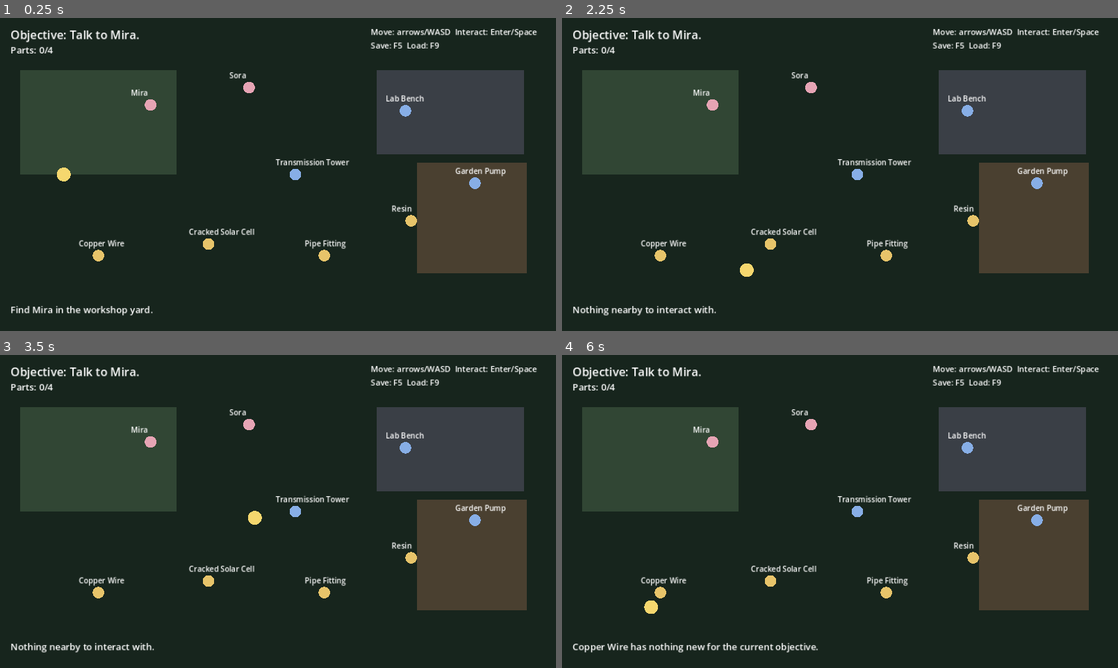
Above: before the commit, frames 1-4 (two rows, left to right).
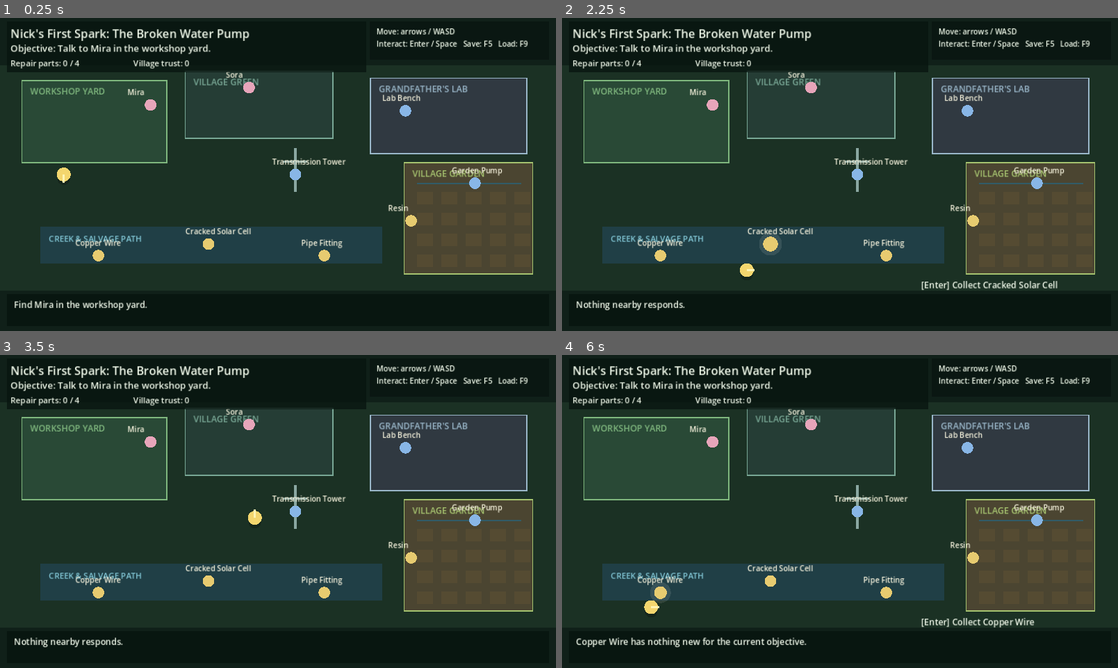
Above: after the commit, the same moments.

Repository: ndrorchestration/nick-luminous-valley
Game: Godot game, scene res://scenes/world/main.tscn
Two runs of this game, one before a commit and one after it. Both use one fixed random seed, a clock stepped at 60 frames per second and the inputs below.
Inputs:
- Up to frame 1 (0.25 s): no input
- Up to frame 2 (2.25 s): tap Enter at 0.5, 0.6, 1.35, 2.1 s; hold Right (ui_right) 0.53-1.28 s; tap Space at 0.77, 1.52 s; hold Down (ui_down) 1.28-2.03 s; hold Right (ui_right) from 2.03 s (still down)
- Up to frame 3 (3.5 s): release Right (ui_right) at 2.78 s; hold Up (ui_up) from 2.78 s (still down); tap Enter at 2.85 s; tap Space at 3.02 s
- Up to frame 4 (6 s): release Up (ui_up) at 3.53 s; hold Left (ui_left) 3.53-5.03 s; tap Enter every 0.75 s from 3.6 to 5.85 s; tap Space at 3.77, 4.52 s; hold Down (ui_down) 5.03-5.78 s; hold Right (ui_right) from 5.78 s (still down)

The runs differ from the first frame. In frame 1, 15% of the frame differs, in the area x 1-97%, y 3-96%; in frame 2, 15%; in frame 3, 15%; in frame 4, 16%.

Commit message:
feat: build v2 playable presentation and save contract

Diff:
--- a/scripts/world/main.gd
+++ b/scripts/world/main.gd
@@ -1,50 +1,77 @@
 extends Node2D
 
 const SPEED := 220.0
-const INTERACT_DISTANCE := 62.0
+const INTERACT_DISTANCE := 64.0
 const SAVE_PATH := "user://nick_luminous_valley_save.json"
+const SAVE_VERSION := 2
+const CONTENT_PATH := "res://data/vertical_slice.json"
 
 var player_position := Vector2(110, 270)
+var facing := Vector2.DOWN
 var stage := 0
 var inventory := {}
 var world_changed := false
+var village_trust := 0
 var message := "Find Mira in the workshop yard."
-
-var points := [
-	{"id":"mira","name":"Mira","pos":Vector2(260,150),"kind":"npc"},
-	{"id":"sora","name":"Sora","pos":Vector2(430,120),"kind":"npc"},
-	{"id":"wire","name":"Copper Wire","pos":Vector2(170,410),"kind":"item"},
-	{"id":"solar","name":"Cracked Solar Cell","pos":Vector2(360,390),"kind":"item"},
-	{"id":"pipe","name":"Pipe Fitting","pos":Vector2(560,410),"kind":"item"},
-	{"id":"resin","name":"Resin","pos":Vector2(710,350),"kind":"item"},
-	{"id":"lab","name":"Lab Bench","pos":Vector2(700,160),"kind":"station"},
-	{"id":"pump","name":"Garden Pump","pos":Vector2(820,285),"kind":"station"},
-	{"id":"tower","name":"Transmission Tower","pos":Vector2(510,270),"kind":"station"}
-]
-
+var elapsed := 0.0
+
+var content: Dictionary = {}
+var points: Array = []
+
+var title_label: Label
 var objective_label: Label
 var inventory_label: Label
+var trust_label: Label
 var message_label: Label
+var hint_label: Label
 
 func _ready() -> void:
-	objective_label = _make_label(Vector2(18, 14), 20)
-	inventory_label = _make_label(Vector2(18, 44), 16)
-	message_label = _make_label(Vector2(18, 492), 16)
-	var help := _make_label(Vector2(640, 14), 14)
-	help.text = "Move: arrows/WASD  Interact: Enter/Space\nSave: F5  Load: F9"
-	_refresh_ui()
-	queue_redraw()
+	_load_content()
+	_build_ui()
+	_refresh_ui()
+	queue_redraw()
+
+func _load_content() -> void:
+	var raw := FileAccess.get_file_as_string(CONTENT_PATH)
+	var parsed = JSON.parse_string(raw)
+	if typeof(parsed) != TYPE_DICTIONARY:
+		push_error("Unable to parse vertical slice content.")
+		content = {"title":"Nick's First Spark","objectives":[],"points":[]}
+		points = []
+		return
+	content = parsed
+	points = []
+	for source in content.get("points", []):
+		var point: Dictionary = source.duplicate(true)
+		var pos: Array = point.get("pos", [0, 0])
+		point["pos"] = Vector2(float(pos[0]), float(pos[1]))
+		points.append(point)
+
+func _build_ui() -> void:
+	title_label = _make_label(Vector2(18, 12), Vector2(520, 28), 20)
+	objective_label = _make_label(Vector2(18, 41), Vector2(620, 25), 16)
+	inventory_label = _make_label(Vector2(18, 68), Vector2(210, 22), 14)
+	trust_label = _make_label(Vector2(230, 68), Vector2(210, 22), 14)
+	hint_label = _make_label(Vector2(620, 450), Vector2(320, 24), 15)
+	message_label = _make_label(Vector2(24, 484), Vector2(912, 44), 15)
+	var help := _make_label(Vector2(650, 14), Vector2(290, 52), 13)
+	help.text = "Move: arrows / WASD\nInteract: Enter / Space   Save: F5   Load: F9"
 
 func _process(delta: float) -> void:
+	elapsed += delta
 	var direction := Input.get_vector("ui_left", "ui_right", "ui_up", "ui_down")
 	if Input.is_key_pressed(KEY_A): direction.x -= 1.0
 	if Input.is_key_pressed(KEY_D): direction.x += 1.0
 	if Input.is_key_pressed(KEY_W): direction.y -= 1.0
 	if Input.is_key_pressed(KEY_S): direction.y += 1.0
-	if direction.length() > 1.0: direction = direction.normalized()
+	if direction.length() > 1.0:
+		direction = direction.normalized()
+	if direction.length() > 0.05:
+		facing = direction.normalized()
 	player_position += direction * SPEED * delta
 	player_position.x = clamp(player_position.x, 24.0, 936.0)
-	player_position.y = clamp(player_position.y, 80.0, 470.0)
+	player_position.y = clamp(player_position.y, 96.0, 468.0)
+	_refresh_hint()
 	queue_redraw()
 
 func _unhandled_input(event: InputEvent) -> void:
@@ -59,36 +86,37 @@
 func _interact() -> void:
 	var target := _nearest_point()
 	if target.is_empty():
-		message = "Nothing nearby to interact with."
+		message = "Nothing nearby responds."
 	elif target.id == "mira" and stage == 0:
 		stage = 1
-		message = "Mira: The irrigation pump is dead. Sora knows what the garden needs."
+		message = "Mira: The irrigation pump is dead. Sora has been tracking what the garden needs."
 	elif target.id == "sora" and stage == 1:
 		stage = 2
-		message = "Sora: Recover wire, a solar cell, a pipe fitting, and resin."
+		message = "Sora: We can save the beds. Find wire, a solar cell, a pipe fitting, and resin."
 	elif target.kind == "item" and stage >= 2 and not inventory.has(target.id):
 		inventory[target.id] = true
-		message = "Collected %s." % target.name
+		message = "Recovered %s (%d/4)." % [target.name, inventory.size()]
 	elif target.id == "lab" and stage == 2:
 		if _has_all_parts():
 			stage = 3
-			message = "The lab test stabilizes the circuit. The solar-assisted pump is ready."
+			message = "The circuit stabilizes. The rebuilt solar-assisted pump is ready to install."
 		else:
-			message = "The bench needs all four recovered components."
+			message = "The bench is ready, but %d component(s) are still missing." % (4 - inventory.size())
 	elif target.id == "pump" and stage == 3:
 		stage = 4
 		world_changed = true
-		message = "Pump installed. Water returns to the garden and village trust rises."
+		village_trust = 1
+		message = "Water returns to the beds. The garden wakes up—and people notice."
 	elif target.id == "tower" and stage == 4:
 		stage = 5
-		message = "A strange signal breaks through your grandfather's transmission tower. Vertical slice complete."
+		message = "A coded signal breaks through your grandfather's tower: three tones, then your name."
 	else:
 		message = "%s has nothing new for the current objective." % target.name
 	_refresh_ui()
 	queue_redraw()
 
 func _nearest_point() -> Dictionary:
-	var best := {}
+	var best: Dictionary = {}
 	var best_distance := INTERACT_DISTANCE
 	for point in points:
 		if point.kind == "item" and inventory.has(point.id):
@@ -100,39 +128,60 @@
 	return best
 
 func _has_all_parts() -> bool:
-	for id in ["wire","solar","pipe","resin"]:
+	for id in ["wire", "solar", "pipe", "resin"]:
 		if not inventory.has(id):
 			return false
 	return true
 
 func _objective() -> String:
-	match stage:
-		0: return "Objective: Talk to Mira."
-		1: return "Objective: Talk to Sora."
-		2: return "Objective: Collect four repair components, then use the Lab Bench."
-		3: return "Objective: Install the repaired pump in the garden."
-		4: return "Objective: Investigate the Transmission Tower."
-		_: return "Objective: Vertical slice complete."
+	var objectives: Array = content.get("objectives", [])
+	if stage >= 0 and stage < objectives.size():
+		return "Objective: %s" % objectives[stage]
+	return "Objective: Continue exploring."
 
 func _refresh_ui() -> void:
+	title_label.text = str(content.get("title", "Nick's Luminous Valley"))
 	objective_label.text = _objective()
-	inventory_label.text = "Parts: %d/4" % inventory.size()
+	inventory_label.text = "Repair parts: %d / 4" % inventory.size()
+	trust_label.text = "Village trust: %d" % village_trust
 	message_label.text = message
-
-func _make_label(pos: Vector2, font_size: int) -> Label:
+	_refresh_hint()
+
+func _refresh_hint() -> void:
+	if hint_label == null:
+		return
+	var target := _nearest_point()
+	if target.is_empty():
+		hint_label.text = ""
+	else:
+		hint_label.text = "[Enter] %s" % target.get("hint", "Interact")
+
+func _make_label(pos: Vector2, dimensions: Vector2, font_size: int) -> Label:
 	var label := Label.new()
 	label.position = pos
+	label.size = dimensions
 	label.add_theme_font_size_override("font_size", font_size)
+	label.add_theme_color_override("font_color", Color("eef7e8"))
+	label.autowrap_mode = TextServer.AUTOWRAP_WORD_SMART
 	add_child(label)
 	return label
 
 func _save_game() -> void:
-	var payload := {"stage":stage,"inventory":inventory,"world_changed":world_changed,"player":[player_position.x, player_position.y]}
+	var payload := {
+		"version": SAVE_VERSION,
+		"stage": stage,
+		"inventory": inventory,
+		"world_changed": world_changed,
+		"village_trust": village_trust,
+		"player": [player_position.x, player_position.y]
+	}
 	var file := FileAccess.open(SAVE_PATH, FileAccess.WRITE)
 	if file:
 		file.store_string(JSON.stringify(payload))
-		message = "Game saved."
-		_refresh_ui()
+		message = "Progress saved."
+	else:
+		message = "Save failed."
+	_refresh_ui()
 
 func _load_game() -> void:
 	if not FileAccess.file_exists(SAVE_PATH):
@@ -140,32 +189,88 @@
 		_refresh_ui()
 		return
 	var file := FileAccess.open(SAVE_PATH, FileAccess.READ)
+	if file == null:
+		message = "Save file could not be opened."
+		_refresh_ui()
+		return
 	var payload = JSON.parse_string(file.get_as_text())
 	if typeof(payload) != TYPE_DICTIONARY:
 		message = "Save file could not be read."
 		_refresh_ui()
 		return
-	stage = int(payload.get("stage", 0))
+	var version := int(payload.get("version", 1))
+	if version > SAVE_VERSION:
+		message = "This save was created by a newer game version."
+		_refresh_ui()
+		return
+	stage = clampi(int(payload.get("stage", 0)), 0, 5)
 	inventory = payload.get("inventory", {})
 	world_changed = bool(payload.get("world_changed", false))
-	var saved_pos = payload.get("player", [110,270])
-	player_position = Vector2(float(saved_pos[0]), float(saved_pos[1]))
-	message = "Game loaded."
-	_refresh_ui()
-	queue_redraw()
+	village_trust = int(payload.get("village_trust", 1 if world_changed else 0))
+	var saved_pos = payload.get("player", [110, 270])
+	if saved_pos is Array and saved_pos.size() >= 2:
+		player_position = Vector2(float(saved_pos[0]), float(saved_pos[1]))
+	message = "Progress loaded."
+	_refresh_ui()
+	queue_redraw()
+
+func _draw_zone(rect: Rect2, fill: Color, edge: Color, label: String, label_pos: Vector2) -> void:
+	draw_rect(rect, fill, true)
+	draw_rect(rect, edge, false, 2.0)
+	draw_string(ThemeDB.fallback_font, label_pos, label, HORIZONTAL_ALIGNMENT_LEFT, -1, 15, edge)
 
 func _draw() -> void:
-	draw_rect(Rect2(0, 0, 960, 540), Color("17251d"))
-	draw_rect(Rect2(35, 90, 270, 180), Color("314634"))
-	draw_rect(Rect2(650, 90, 255, 145), Color("3a3f46"))
-	draw_rect(Rect2(720, 250, 190, 190), Color("35563c") if world_changed else Color("4a4030"))
-	draw_circle(player_position, 12.0, Color("f5d76e"))
+	draw_rect(Rect2(0, 0, 960, 540), Color("102019"))
+	draw_rect(Rect2(0, 82, 960, 388), Color("1b3124"))
+
+	_draw_zone(Rect2(38, 108, 250, 142), Color("294936"), Color("7fb77e"), "WORKSHOP YARD", Vector2(52, 132))
+	_draw_zone(Rect2(640, 104, 270, 130), Color("303941"), Color("9ab7c9"), "GRANDFATHER'S LAB", Vector2(654, 128))
+	_draw_zone(Rect2(698, 250, 222, 192), Color("355a3c") if world_changed else Color("4b4531"), Color("a6c36f"), "VILLAGE GARDEN", Vector2(712, 274))
+	_draw_zone(Rect2(320, 92, 255, 116), Color("253d35"), Color("78a795"), "VILLAGE GREEN", Vector2(334, 116))
+
+	draw_rect(Rect2(70, 360, 590, 64), Color("203f46"), true)
+	draw_string(ThemeDB.fallback_font, Vector2(84, 386), "CREEK & SALVAGE PATH", HORIZONTAL_ALIGNMENT_LEFT, -1, 14, Color("83c9d8"))
+
+	for x in range(720, 900, 42):
+		for y in range(300, 420, 36):
+			draw_rect(Rect2(x, y, 28, 22), Color("51713f") if world_changed else Color("554b32"), true)
+			if world_changed:
+				draw_circle(Vector2(x + 14, y + 11), 4.0, Color("8ecb74"))
+
+	var water_color := Color("6fc7dd") if world_changed else Color("315c68")
+	draw_line(Vector2(720, 286), Vector2(900, 286), water_color, 5.0 if world_changed else 2.0)
+	if world_changed:
+		var shimmer := 3.0 + sin(elapsed * 5.0) * 1.5
+		draw_circle(Vector2(820, 285), 18.0 + shimmer, Color(0.3, 0.75, 0.85, 0.12))
+
+	draw_line(Vector2(510, 224), Vector2(510, 300), Color("8aa7a1"), 4.0)
+	draw_line(Vector2(490, 248), Vector2(530, 248), Color("8aa7a1"), 3.0)
+	if stage >= 5:
+		var beam_alpha := 0.45 + sin(elapsed * 4.0) * 0.2
+		draw_line(Vector2(510, 224), Vector2(510, 110), Color(0.6, 0.95, 1.0, beam_alpha), 3.0)
+
+	var nearest := _nearest_point()
 	for point in points:
 		if point.kind == "item" and inventory.has(point.id):
 			continue
-		var color := Color("8ad1c2")
-		if point.kind == "npc": color = Color("e6a4b4")
-		elif point.kind == "item": color = Color("e7c46a")
-		elif point.kind == "station": color = Color("87aee6")
-		draw_circle(point.pos, 10.0, color)
-		draw_string(ThemeDB.fallback_font, point.pos + Vector2(-34, -16), point.name, HORIZONTAL_ALIGNMENT_LEFT, -1, 13, Color.WHITE)
+		var color := Color("91c8ba")
+		if point.kind == "npc":
+			color = Color("e7a5ba")
+		elif point.kind == "item":
+			color = Color("e7cb70")
+		elif point.kind == "station":
+			color = Color("88b6e6")
+		var radius := 10.0
+		if not nearest.is_empty() and nearest.id == point.id:
+			radius += 2.0 + sin(elapsed * 6.0)
+			draw_circle(point.pos, radius + 7.0, Color(1, 1, 1, 0.10))
+		draw_circle(point.pos, radius, color)
+		draw_string(ThemeDB.fallback_font, point.pos + Vector2(-40, -17), point.name, HORIZONTAL_ALIGNMENT_LEFT, -1, 13, Color("f6f3dd"))
+
+	draw_circle(player_position + Vector2(0, 7), 11.0, Color(0, 0, 0, 0.22))
+	draw_circle(player_position, 12.0, Color("f4d66e"))
+	draw_line(player_position, player_position + facing * 14.0, Color("fff4b3"), 3.0)
+
+	draw_rect(Rect2(12, 6, 620, 88), Color(0.03, 0.08, 0.06, 0.78), true)
+	draw_rect(Rect2(638, 6, 310, 66), Color(0.03, 0.08, 0.06, 0.72), true)
+	draw_rect(Rect2(12, 476, 936, 56), Color(0.03, 0.08, 0.06, 0.88), true)
